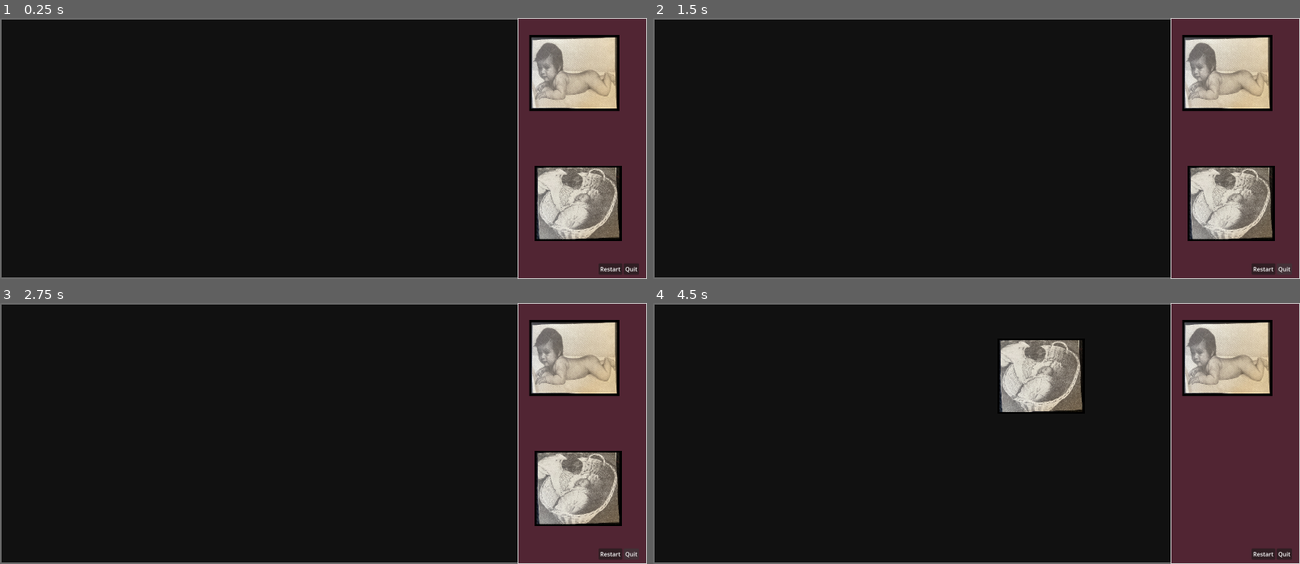
Above: before the commit, frames 1-4 (two rows, left to right).
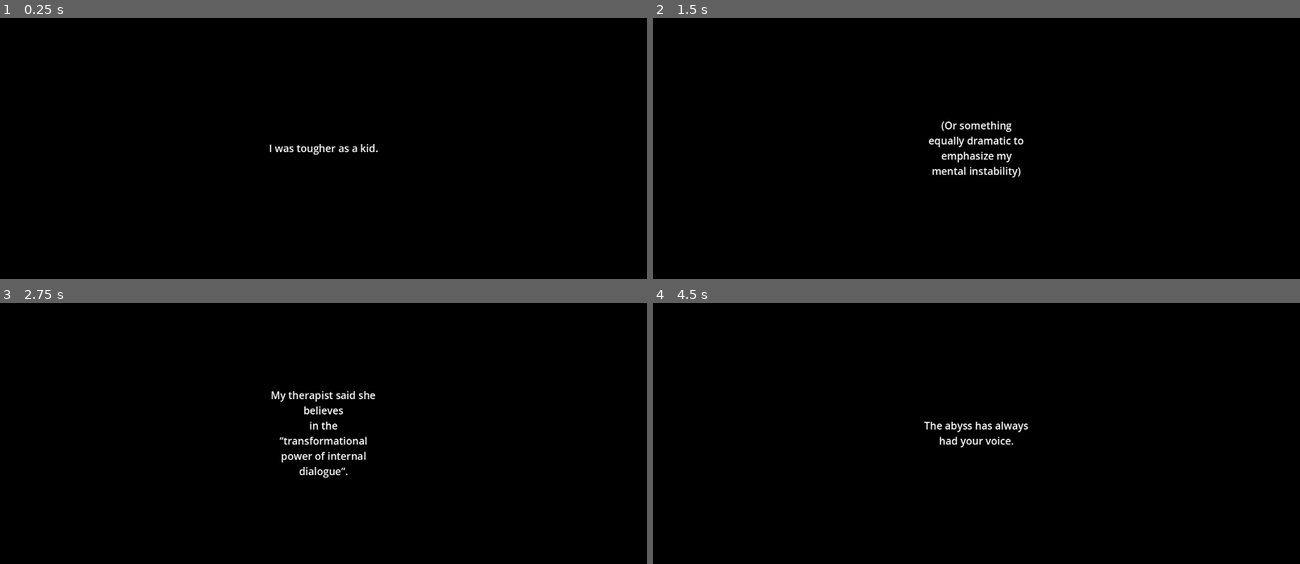
Above: after the commit, the same moments.

Repository: small-ram/with-beautiful-scars
Game: Godot game, scene res://Scenes/Main.tscn
Same seed, same stepped clock (60 frames per second), same inputs: the game is played once before the commit and once after it.
Inputs (mouse positions are in pixels of both pictures, inside the frame that each line leads up to):
- Up to frame 1 (0.25 s): no input
- Up to frame 2 (1.5 s): click "Restart" at 0.5 s; click "Restart" at 1.25 s
- Up to frame 3 (2.75 s): click "Restart" at 2 s
- Up to frame 4 (4.5 s): tap Enter at 2.75, 4.25 s; drag from (1228, 488) to (1228, 357) at 2.77 s; tap Space at 3.5 s; drag from (1228, 357) to (737, 477) at 3.52 s; move the mouse to (1041, 376) at 4.27 s; click (1041, 376) at 4.42 s

The runs differ from the first frame. In frame 1, 21% of the frame differs, in the area x 0-100%, y 0-100%; in frame 2, 21%; in frame 3, 21%; in frame 4, 25%.

Commit message:
Intro a outro, lepsi snapping

Diff:
--- a/Scenes/Main.tscn
+++ b/Scenes/Main.tscn
@@ -53,6 +53,7 @@
 [node name="photo_crib" parent="Gameplay/PhotoStack" instance=ExtResource("2_r0v0p")]
 position = Vector2(1589, 509)
 memory_id = "mem_crib"
+snap_radius = 200.0
 
 [node name="Sprite2D" parent="Gameplay/PhotoStack/photo_crib" index="0"]
 position = Vector2(2.00007, 2.50001)
@@ -65,6 +66,7 @@
 [node name="photo_horse" parent="Gameplay/PhotoStack" instance=ExtResource("2_r0v0p")]
 position = Vector2(1575, 148)
 memory_id = "mem_horse"
+snap_radius = 200.0
 
 [node name="Sprite2D" parent="Gameplay/PhotoStack/photo_horse" index="0"]
 position = Vector2(5.00002, 4)
@@ -144,5 +146,8 @@
 process_material = SubResource("ParticleProcessMaterial_1a6ex")
 lifetime = 4.0
 
+[node name="OverlayLayer" type="CanvasLayer" parent="UI"]
+layer = 5
+
 [editable path="Gameplay/PhotoStack/photo_crib"]
 [editable path="Gameplay/PhotoStack/photo_horse"]
--- /dev/null
+++ b/Scenes/Overlays/DialoguePanel.tscn
@@ -0,0 +1,67 @@
+[gd_scene load_steps=3 format=3 uid="uid://c4augugdpdvp6"]
+
+[sub_resource type="StyleBoxFlat" id="StyleBoxFlat_aryxm"]
+bg_color = Color(0, 0, 0, 0.698039)
+border_width_left = 2
+border_width_top = 2
+border_width_right = 2
+border_width_bottom = 2
+
+[sub_resource type="GDScript" id="GDScript_p12xf"]
+script/source = "extends Panel
+signal choice_made(next_id: String)
+
+var body: Label = null
+var list: ItemList = null
+
+func set_text(txt: String, choices: Array) -> void:
+	# Cache child nodes once
+	if body == null:
+		body = get_node(\"MarginContainer/VBoxContainer/BodyLabel\") as Label
+		list = get_node(\"MarginContainer/VBoxContainer/ChoiceList\") as ItemList
+		# Correct Godot 4 style: connect with a Callable
+		list.item_selected.connect(Callable(self, \"_on_choice\"))
+	# Populate UI
+	body.text = txt
+	list.clear()
+	for c in choices:
+		list.add_item(c[\"label\"])
+		list.set_item_metadata(list.item_count - 1, c[\"next\"])
+
+func _on_choice(idx: int) -> void:
+	var next_id: String = list.get_item_metadata(idx) as String
+	queue_free()                 # remove the panel
+	choice_made.emit(next_id)    # notify DialogueManager
+"
+
+[node name="DialoguePanel" type="Panel"]
+z_index = 10
+custom_minimum_size = Vector2(600, 280)
+anchors_preset = 15
+anchor_right = 1.0
+anchor_bottom = 1.0
+grow_horizontal = 2
+grow_vertical = 2
+theme_override_styles/panel = SubResource("StyleBoxFlat_aryxm")
+script = SubResource("GDScript_p12xf")
+
+[node name="MarginContainer" type="MarginContainer" parent="."]
+layout_mode = 0
+offset_right = 40.0
+offset_bottom = 40.0
+theme_override_constants/margin_left = 40
+theme_override_constants/margin_top = 40
+theme_override_constants/margin_right = 40
+theme_override_constants/margin_bottom = 40
+
+[node name="VBoxContainer" type="VBoxContainer" parent="MarginContainer"]
+layout_mode = 2
+
+[node name="BodyLabel" type="Label" parent="MarginContainer/VBoxContainer"]
+custom_minimum_size = Vector2(300, 300)
+layout_mode = 2
+theme_override_font_sizes/font_size = 24
+autowrap_mode = 2
+
+[node name="ChoiceList" type="ItemList" parent="MarginContainer/VBoxContainer"]
+layout_mode = 2
--- /dev/null
+++ b/Scenes/Overlays/IntroPanel.tscn
@@ -0,0 +1,32 @@
+[gd_scene load_steps=3 format=3 uid="uid://dt1pw6kymrvga"]
+
+[ext_resource type="Script" path="res://Scripts/UI/IntroPanel.gd" id="1_g5a4p"]
+
+[sub_resource type="StyleBoxFlat" id="StyleBoxFlat_y1pyq"]
+bg_color = Color(0, 0, 0, 1)
+
+[node name="IntroPanel" type="Panel"]
+anchors_preset = 15
+anchor_right = 1.0
+anchor_bottom = 1.0
+grow_horizontal = 2
+grow_vertical = 2
+theme_override_styles/panel = SubResource("StyleBoxFlat_y1pyq")
+script = ExtResource("1_g5a4p")
+
+[node name="CenterContainer" type="CenterContainer" parent="."]
+layout_mode = 1
+anchors_preset = 15
+anchor_right = 1.0
+anchor_bottom = 1.0
+grow_horizontal = 2
+grow_vertical = 2
+
+[node name="LineLabel" type="Label" parent="CenterContainer"]
+custom_minimum_size = Vector2(300, 300)
+layout_mode = 2
+theme_override_colors/font_color = Color(1, 1, 1, 1)
+theme_override_font_sizes/font_size = 28
+horizontal_alignment = 1
+vertical_alignment = 1
+autowrap_mode = 2
--- /dev/null
+++ b/Scenes/TrashCan.tscn
@@ -0,0 +1,15 @@
+[gd_scene load_steps=4 format=3 uid="uid://ddw0x2to15ax3"]
+
+[ext_resource type="Script" path="res://Scripts/Gameplay/TrashCan.gd" id="1_dc2im"]
+[ext_resource type="Texture2D" uid="uid://c0vh554s530op" path="res://Assets/bin.jpg" id="2_c6rd7"]
+
+[sub_resource type="RectangleShape2D" id="RectangleShape2D_own8b"]
+
+[node name="TrashCan" type="Area2D"]
+script = ExtResource("1_dc2im")
+
+[node name="Sprite2D" type="Sprite2D" parent="."]
+texture = ExtResource("2_c6rd7")
+
+[node name="CollisionShape2D" type="CollisionShape2D" parent="."]
+shape = SubResource("RectangleShape2D_own8b")
--- a/Scenes/UI/DialoguePanel.tscn
+++ /dev/null
@@ -1,46 +0,0 @@
-[gd_scene load_steps=3 format=3 uid="uid://dbwkp4geas568"]
-
-[ext_resource type="Script" path="res://Scripts/UI/DialoguePanel.gd" id="1_lh3sk"]
-
-[sub_resource type="StyleBoxFlat" id="StyleBoxFlat_aryxm"]
-bg_color = Color(0, 0, 0, 0.752941)
-
-[node name="OverlayLayer" type="CanvasLayer"]
-layer = 0
-
-[node name="DialoguePanel" type="Panel" parent="."]
-z_index = 10
-custom_minimum_size = Vector2(600, 280)
-anchors_preset = 8
-anchor_left = 0.5
-anchor_top = 0.5
-anchor_right = 0.5
-anchor_bottom = 0.5
-offset_left = -300.0
-offset_top = -140.0
-offset_right = 300.0
-offset_bottom = 140.0
-grow_horizontal = 2
-grow_vertical = 2
-theme_override_styles/panel = SubResource("StyleBoxFlat_aryxm")
-script = ExtResource("1_lh3sk")
-
-[node name="VBoxContainer" type="VBoxContainer" parent="DialoguePanel"]
-layout_mode = 1
-anchors_preset = 15
-anchor_right = 1.0
-anchor_bottom = 1.0
-grow_horizontal = 2
-grow_vertical = 2
-
-[node name="BodyLabel" type="Label" parent="DialoguePanel/VBoxContainer"]
-layout_mode = 2
-theme_override_font_sizes/font_size = 24
-
-[node name="ChoiceList" type="ItemList" parent="DialoguePanel/VBoxContainer"]
-layout_mode = 2
-
-[node name="Panel" type="Panel" parent="DialoguePanel"]
-layout_mode = 0
-offset_right = 40.0
-offset_bottom = 40.0
--- a/Scripts/Gameplay/MemorySlot.gd
+++ b/Scripts/Gameplay/MemorySlot.gd
@@ -1,6 +1,11 @@
 extends Area2D
 @export var memory_id : String = "id_default"
 @onready var sprite := $Sprite2D
+
+func _ready():
+	add_to_group("memory_slots")
+	collision_layer = 2       # slot layer
+	collision_mask  = 0       # doesn’t detect physics, only overlaps
 
 func _hover_on() -> void:
 	var t := create_tween()
--- a/Scripts/Gameplay/Photo.gd
+++ b/Scripts/Gameplay/Photo.gd
@@ -1,54 +1,58 @@
+# scripts/Gameplay/Photo.gd
 extends Area2D
 signal snapped(photo, slot)
 
-@export var memory_id : String
-@onready var sprite   := $Sprite2D
-@onready var collider := $CollisionShape2D
+@export var memory_id: String
+@export var snap_radius: float = 100.0  # tweak in Inspector
 
-var dragging        := false
-var drag_offset     := Vector2.ZERO
-var original_zindex := 0
+@onready var sprite: Sprite2D = $Sprite2D
+
+var dragging := false
+var drag_offset := Vector2.ZERO
 
 func _ready() -> void:
 	set_pickable(true)
-	if collider.shape is RectangleShape2D:
-		collider.shape.size = sprite.texture.get_size() * sprite.scale
+	print("photo ready:", name, "mem_id=", memory_id)
 
-# ------------------------------------------------------------------
-func _input_event(_vp, ev, _si) -> void:
-	if ev is InputEventMouseButton and ev.button_index == MOUSE_BUTTON_LEFT:
-		if ev.pressed and sprite.get_rect().has_point(to_local(ev.position)):
-			if _is_frontmost_photo_at(ev.global_position):
-				dragging        = true
-				original_zindex = z_index
-				z_index         = 10_000                  # above photos only
-				drag_offset     = global_position - ev.position
-		elif !ev.pressed and dragging:
-			dragging = false
-			z_index  = original_zindex                    # restore layer
-			_try_snap()
+func _input_event(_viewport, event, _shape_index) -> void:
+	if event is InputEventMouseButton and event.button_index == MOUSE_BUTTON_LEFT:
+		if event.pressed:
+			# always start drag when clicking *anywhere* on the sprite
+			if sprite.get_rect().has_point(to_local(event.position)):
+				dragging = true
+				drag_offset = global_position - event.position
+				move_to_front()
+				# consume so UI doesn’t steal it
+				get_viewport().set_input_as_handled()
+		else:
+			# on release, stop drag and try snapping
+			if dragging:
+				dragging = false
+				_try_snap()
+	elif event is InputEventMouseMotion and dragging:
+		# follow cursor without interruption
+		global_position = event.position + drag_offset
 
-	elif ev is InputEventMouseMotion and dragging:
-		global_position = ev.position + drag_offset
+func _unhandled_input(event: InputEvent) -> void:
+	# catch fast mouse motion when cursor leaves sprite
+	if dragging and event is InputEventMouseMotion:
+		global_position = event.position + drag_offset
 
-func _unhandled_input(ev:InputEvent) -> void:
-	if dragging and ev is InputEventMouseMotion:
-		global_position = ev.position + drag_offset
-# ------------------------------------------------------------------
-func _is_frontmost_photo_at(mouse_pos: Vector2) -> bool:
-	var front_photo : Area2D = null
-	var highest_z   := -1_000_000
-	for p in get_tree().get_nodes_in_group("photos"):
-		if p.sprite.get_rect().has_point(p.to_local(mouse_pos)):
-			if p.z_index > highest_z:
-				highest_z = p.z_index
-				front_photo = p
-	return front_photo == self
-# ------------------------------------------------------------------
 func _try_snap() -> void:
-	for slot in get_tree().get_nodes_in_group("memory_slots"):
-		if slot.memory_id == memory_id and overlaps_area(slot):
-			global_position = slot.global_position
-			set_pickable(false)
-			emit_signal("snapped", self, slot)
-			return
+	# find *only* your matching slot
+	var slot = null
+	for s in get_tree().get_nodes_in_group("memory_slots"):
+		if s.memory_id == memory_id:
+			slot = s
+			break
+	if slot == null:
+		print("⚠ no slot found for", memory_id); return
+
+	var dist = global_position.distance_to(slot.global_position)
+	print("snap dist to", slot.name, "=", dist, "radius=", snap_radius)
+	if dist <= snap_radius:
+		global_position = slot.global_position
+		set_pickable(false)
+		emit_signal("snapped", self, slot)
+	else:
+		print("→ too far to snap")
--- a/Scripts/Gameplay/StageController.gd
+++ b/Scripts/Gameplay/StageController.gd
@@ -1,21 +1,60 @@
+# scripts/Gameplay/StageController.gd
 extends Node
 
 enum Stage { INTRO, STAGE1, STAGE2, STAGE3, CLEANUP, END }
 var stage: Stage = Stage.INTRO
-var photos_needed := 0
-var snaps_done    := 0
-var woman: Node
+var photos_needed: int = 0
+var snaps_done: int = 0
+var woman: Node = null
 
+const INTRO_PANEL := preload("res://Scenes/Overlays/IntroPanel.tscn")
 const WOMAN_SCENE := preload("res://Scenes/WomanPhoto.tscn")
+const FETUS_SCENE := preload("res://Scenes/FetusPhoto.tscn")
+const TRASH_SCENE := preload("res://Scenes/TrashCan.tscn")
+
+var gameplay: Node = null
+var overlay: CanvasLayer = null
 
 func _ready() -> void:
-	# connect every photo
+	var root = get_tree().current_scene
+
+	# 1) Find & hide Gameplay
+	gameplay = root.find_child("Gameplay", true, false)
+	if gameplay == null:
+		push_error("StageController: Could not find 'Gameplay'!")
+	else:
+		gameplay.visible = false
+
+	# 2) Find OverlayLayer & spawn intro
+	overlay = root.find_child("OverlayLayer", true, false) as CanvasLayer
+	if overlay == null:
+		push_error("OverlayLayer not found! Children of root are: "
+			+ str(root.get_children().map(func(c): return c.name)))
+	else:
+		var intro = INTRO_PANEL.instantiate()
+		overlay.add_child(intro)
+		intro.intro_finished.connect(_enter_stage1)
+
+	# 3) Pre-connect all photos for Stage1
 	for p in get_tree().get_nodes_in_group("photos"):
 		p.snapped.connect(_on_photo_snapped)
 		photos_needed += 1
+
+# ---------- Stage 1 ----------
+func _enter_stage1() -> void:
 	stage = Stage.STAGE1
+	snaps_done = 0
+	# --- CLEAR ANY LEFTOVER PANELS ---
+	if overlay:
+		for child in overlay.get_children():
+			child.queue_free()
+	# Now un-hide photos & slots
+	if gameplay:
+		gameplay.visible = true
+	print(">>> ENTER STAGE 1")
 
-func _on_photo_snapped(_p,_s) -> void:
+
+func _on_photo_snapped(_p, _s) -> void:
 	snaps_done += 1
 	if snaps_done == photos_needed and stage == Stage.STAGE1:
 		_enter_stage2()
@@ -24,26 +63,33 @@
 func _enter_stage2() -> void:
 	stage = Stage.STAGE2
 	woman = WOMAN_SCENE.instantiate()
-	var stack := get_tree().current_scene.find_child("PhotoStack",true,false)
-	stack.add_child(woman)
-	woman.position = Vector2(1050,300)
-	woman.z_index = 10
-	woman.all_words_transformed.connect(_enter_stage3)
+	var stack = get_tree().current_scene.find_child("PhotoStack", true, false)
+	if stack:
+		stack.add_child(woman)
+		woman.position = Vector2(1050, 300)
+		woman.z_index = 10
+		woman.all_words_transformed.connect(_enter_stage3)
+	else:
+		push_error("StageController: 'PhotoStack' not found!")
 
 # ---------- Stage 3 ----------
-const FETUS_SCENE := preload("res://Scenes/FetusPhoto.tscn")
-
 func _enter_stage3() -> void:
 	stage = Stage.STAGE3
-	var fetus := FETUS_SCENE.instantiate()
+	var fetus = FETUS_SCENE.instantiate()
 	get_tree().current_scene.add_child(fetus)
 	fetus.global_position = Vector2(640, 360)
-	# gentle zoom-in
-	var tw := fetus.create_tween()
+	var tw = fetus.create_tween()
 	tw.tween_property(fetus, "scale", Vector2.ONE * 1.3, 1.0)
 	fetus.dialog_done.connect(_enter_cleanup)
 
-# ---------- Stage 4 ----------
+# ---------- Stage 4 / Cleanup ----------
 func _enter_cleanup() -> void:
 	stage = Stage.CLEANUP
-	# TODO: spawn trash-can, register for drag-in events
+	var trash = TRASH_SCENE.instantiate()
+	get_tree().current_scene.add_child(trash)
+	trash.global_position = Vector2(180, 420)
+	trash.cleanup_complete.connect(_enter_end)
+
+func _enter_end() -> void:
+	stage = Stage.END
+	DialogueManager.load_tree("end_text")
--- /dev/null
+++ b/Scripts/Gameplay/TrashCan.gd
@@ -0,0 +1,19 @@
+extends Area2D
+@export var allowed_group := "discardable"
+
+signal cleanup_complete
+
+func _ready() -> void:
+	body_entered.connect(_on_body)
+
+func _on_body(body: Node) -> void:
+	if body.is_in_group(allowed_group):
+		body.queue_free()
+		if _all_cleared():
+			cleanup_complete.emit()
+
+func _all_cleared() -> bool:
+	for p in get_tree().get_nodes_in_group("photos"):
+		if p.is_inside_tree():
+			return false
+	return true
--- a/Scripts/Gameplay/WomanPhoto.gd
+++ b/Scripts/Gameplay/WomanPhoto.gd
@@ -1,6 +1,10 @@
-# scripts/Gameplay/WomanPhoto.gd
 extends Area2D
-signal all_words_transformed   # StageController listens to this
+signal all_words_transformed
+
+@export var left_margin  : float = 12.0
+@export var line_height  : float = 26.0      #  <— here
+@onready var sprite    := $Sprite2D
+@onready var container := $PhrasesContainer
 
 @export var overlay_words : Array[String] = [
 	"My body", "My past", "My children",
@@ -15,9 +19,6 @@
 	" — dispensable",
 	" — a thankless job"
 ]
-
-@onready var sprite     : Sprite2D = $Sprite2D
-@onready var container  : Node2D   = $PhrasesContainer
 
 var revealed_count : int          = 0
 var transformed    : Array[bool]  = []
--- a/Scripts/Managers/DialogueManager.gd
+++ b/Scripts/Managers/DialogueManager.gd
@@ -12,11 +12,17 @@
 	else:
 		push_error("Dialogue JSON parse error: %s" % file)
 
+const PANEL_SCENE := preload("res://Scenes/Overlays/DialoguePanel.tscn")
+
 func _show_panel(text:String, choices:Array) -> void:
-	var panel := preload("res://Scenes/UI/DialoguePanel.tscn").instantiate()
-	get_tree().current_scene.add_child(panel)
+	var panel := PANEL_SCENE.instantiate()          # DialoguePanel.tscn
+	# --- THIS line finds the OverlayLayer CanvasLayer in Main.tscn ---
+	var overlay := get_tree()                       \
+		.current_scene                              \
+		.get_node("UI/OverlayLayer")
+	overlay.add_child(panel)                        # add panel to layer
 	panel.set_text(text, choices)
-	panel.choice_made.connect(_on_choice)  # fires when player clicks
+	panel.choice_made.connect(_on_choice)
 
 func _on_choice(next_id:String) -> void:
 	dialogue_closed.emit(next_id)
--- a/Scripts/UI/ButtonBar.gd
+++ b/Scripts/UI/ButtonBar.gd
@@ -1,14 +1,6 @@
 extends HBoxContainer
-
-@onready var restart_btn: Button = $RestartBtn
-@onready var quit_btn:    Button = $QuitBtn
-
-func _ready() -> void:
-	restart_btn.pressed.connect(_on_restart)
-	quit_btn.pressed.connect(_on_quit)
-
-func _on_restart() -> void:
-	get_tree().reload_current_scene()
-
-func _on_quit() -> void:
-	get_tree().quit()
+@onready var restart_btn := $RestartBtn
+@onready var quit_btn    := $QuitBtn
+func _ready():
+	restart_btn.pressed.connect(get_tree().reload_current_scene)
+	quit_btn.pressed.connect(get_tree().quit)
--- a/Scripts/UI/DialoguePanel.gd
+++ /dev/null
@@ -1,20 +0,0 @@
-extends Control
-signal choice_made(next_id)
-
-@onready var body  := $VBoxContainer/BodyLabel
-@onready var list  := $VBoxContainer/ChoiceList
-
-func set_text(txt:String, choices:Array) -> void:
-	body.text = txt
-	list.clear()
-	for c in choices:
-		list.add_item(c["label"])
-		list.set_item_metadata(list.item_count-1, c["next"])
-	list.item_selected.connect(_on_choice)
-	body.autowrap_mode = TextServer.AUTOWRAP_WORD
-	position = (get_viewport_rect().size - size) / 2    # center runtime
-
-func _on_choice(idx:int) -> void:
-	var next_id = list.get_item_metadata(idx)
-	queue_free()  # close panel
-	choice_made.emit(next_id)
--- /dev/null
+++ b/Scripts/UI/IntroPanel.gd
@@ -0,0 +1,35 @@
+# scripts/UI/IntroPanel.gd
+extends Panel
+signal intro_finished
+
+var lines := [
+	"I was tougher as a kid.",
+	"As an adult, I'm always on the verge\nof AN ABYSS.",
+	"(Or something equally dramatic to emphasize my mental instability)",
+	"My therapist said she believes\nin the “transformational power of internal dialogue”.",
+	"...",
+	"That's easy.",
+	"The abyss has always had your voice.",
+	"Hey."
+]
+
+@onready var label := $CenterContainer/LineLabel
+var idx := 0
+
+func _ready() -> void:
+	# Show first line
+	label.text = lines[0]
+	# Ensure this Panel receives gui_input events
+	mouse_filter = Control.MOUSE_FILTER_STOP
+
+func _gui_input(event: InputEvent) -> void:
+	if event is InputEventMouseButton and event.pressed:
+		_advance()
+
+func _advance() -> void:
+	idx += 1
+	if idx >= lines.size():
+		emit_signal("intro_finished")
+		queue_free()
+	else:
+		label.text = lines[idx]
Binary file added: Assets/bin.jpg
Not shown, added: Assets/bin.jpg.import
Not shown: 1 places in Scenes/Main.tscn that only renumber resources
